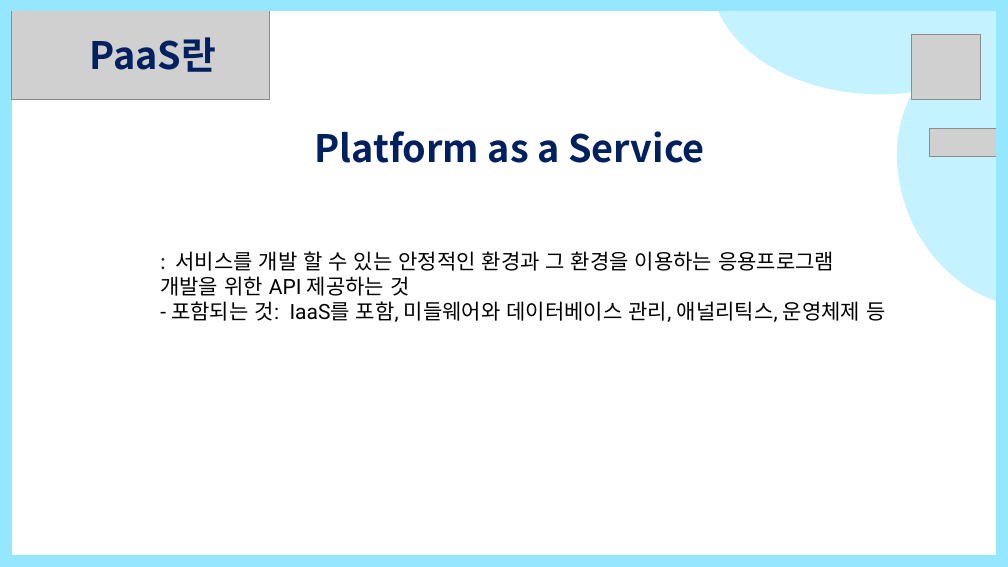
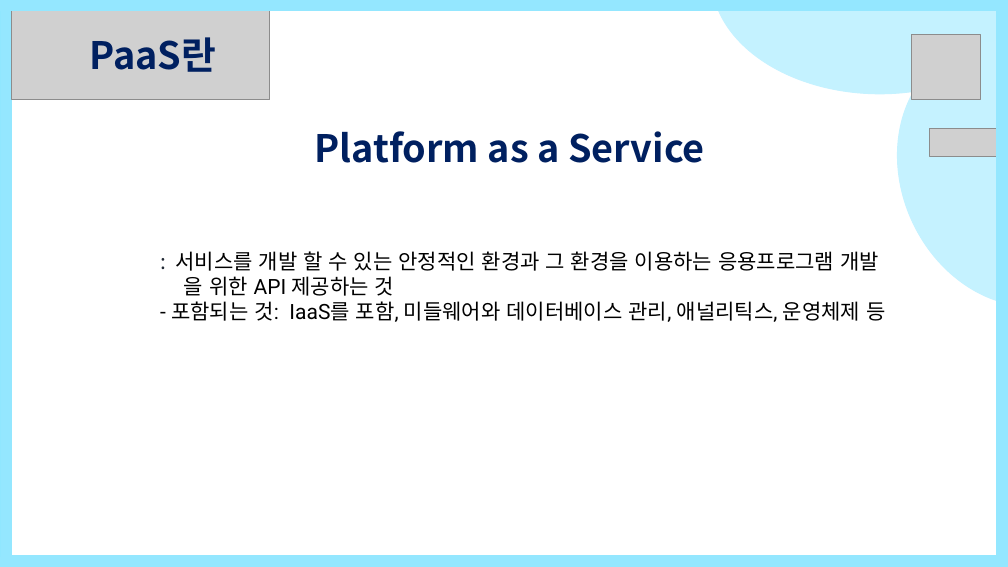
Before and after one commit to yoounseules/Cloud-Arrangement-of-terms, a slide deck: slide 6 of 쉽게배우는 클라우드 용어정리1.pptx (slide 5 before the commit). Drawn at 1008x567 pixels with LibreOffice and Linux fonts; fonts in the diff are those of the drawing; grey boxes stand for pictures. Boxes give left, top, right and bottom in pixels: in the first picture for what was removed or moved away, otherwise in the second. Text is boxed around its words. In the diff, an @@ line names an element or a change of style, - is before the commit and + after.

```diff
--- a/쉽게배우는 클라우드 용어정리1.pptx
+++ b/쉽게배우는 클라우드 용어정리1.pptx
@@ text at (x1=176, y1=251, x2=879, y2=296): text changed @@
-: 서비스를 개발 할 수 있는 안정적인 환경과 그 환경을 이용하는 응용프로그램 개발을 위한 API 제공하는 것
+: 서비스를 개발 할 수 있는 안정적인 환경과 그 환경을 이용하는 응용프로그램 개발
+을 위한 API 제공하는 것
```
Also in this commit, not shown: 5 slides added.
